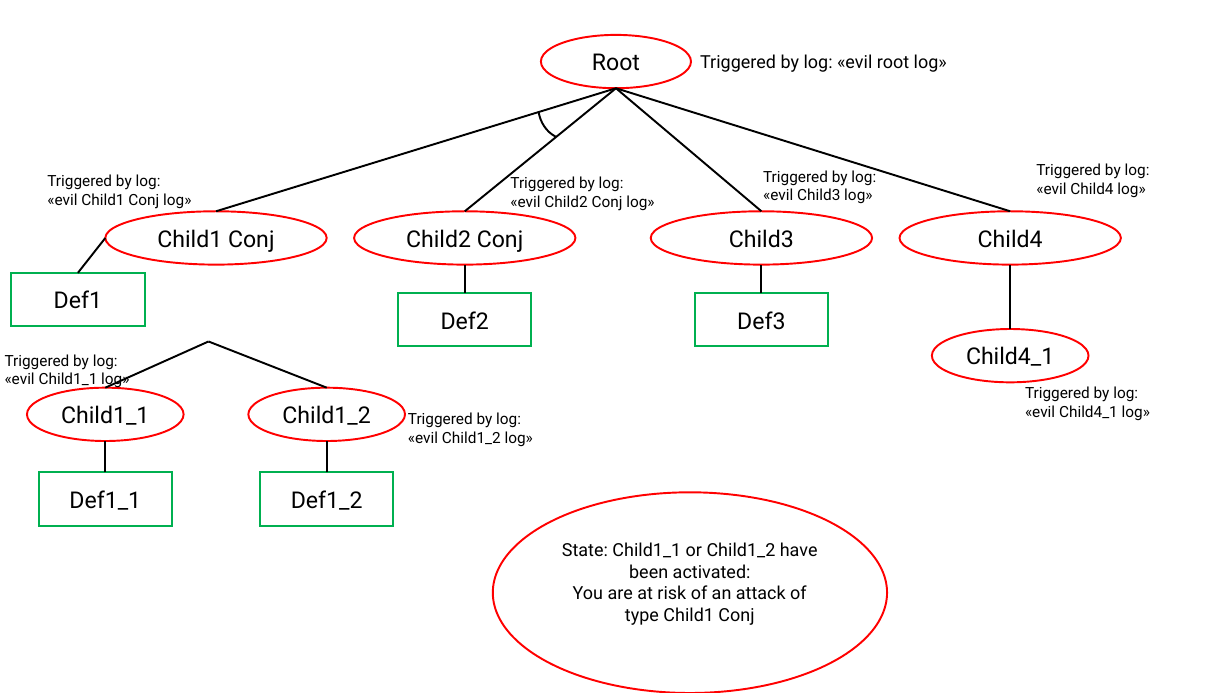
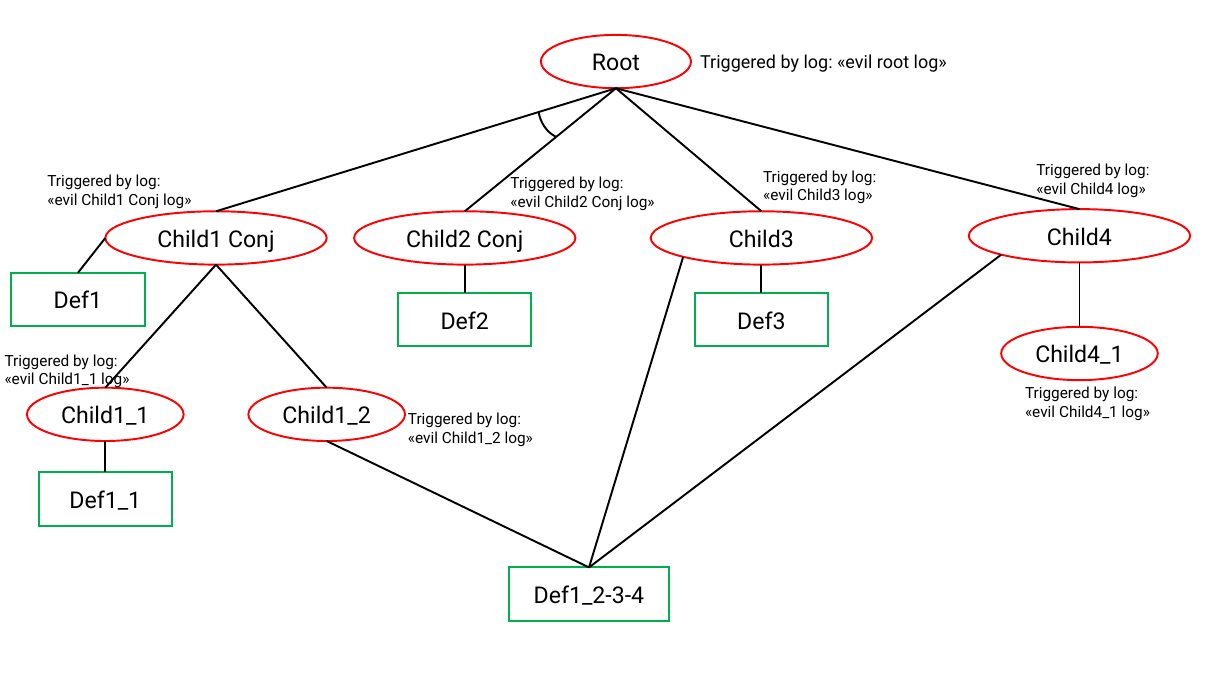
Before and after one commit to ZeroRickMore/TreeAlchemist, a slide deck: slide 1 of Wazuh-Attack-Defense-Tree-Converter/Code/Wazuh-ADT-Converter/Input-Files/test-tree/tree.pptx. Drawn at 1232x693 pixels with LibreOffice and Linux fonts; fonts in the diff are those of the drawing. Boxes give left, top, right and bottom in pixels: in the first picture for what was removed or moved away, otherwise in the second. Text is boxed around its words. In the diff, an @@ line names an element or a change of style, - is before the commit and + after.

```diff
--- a/Wazuh-Attack-Defense-Tree-Converter/Code/Wazuh-ADT-Converter/Input-Files/test-tree/tree.pptx
+++ b/Wazuh-Attack-Defense-Tree-Converter/Code/Wazuh-ADT-Converter/Input-Files/test-tree/tree.pptx
@@ line moved from (1010, 212) - (616, 89) to (1080, 209) - (616, 89) @@
@@ ellipse "Child4": place and size @@
-ellipse "Child4" at (900, 212, 1122, 265)
+ellipse "Child4" at (970, 209, 1191, 262)
@@ line moved from (105, 388) - (209, 342) to (105, 388) - (216, 264) @@
@@ line moved from (327, 388) - (209, 342) to (327, 388) - (216, 264) @@
@@ line added from (590, 567) to (683, 257), #000000 1.5 pt @@
@@ line added from (590, 567) to (1002, 255), #000000 1.5 pt @@
@@ line moved from (1010, 329) - (1010, 264) to (1080, 327) - (1080, 262) @@
@@ ellipse "Child4_1": place and size @@
-ellipse "Child4_1" at (933, 329, 1090, 383)
+ellipse "Child4_1" at (1002, 327, 1159, 381)
@@ line moved from (327, 472) - (327, 441) to (590, 567) - (327, 441) @@
@@ ellipse removed at (493, 493, 887, 693) @@
-State: Child1_1 or Child1_2 have been activated:
-You are at risk of an attack of type Child1 Conj
@@ rectangle "Def1_2-3-4": place and size @@
-rectangle "Def1_2-3-4" at (260, 472, 393, 526)
+rectangle "Def1_2-3-4" at (509, 567, 670, 621)
@@ text in rectangle at (534, 585, 644, 605): text changed @@
-Def1_2
+Def1_2-3-4
```
